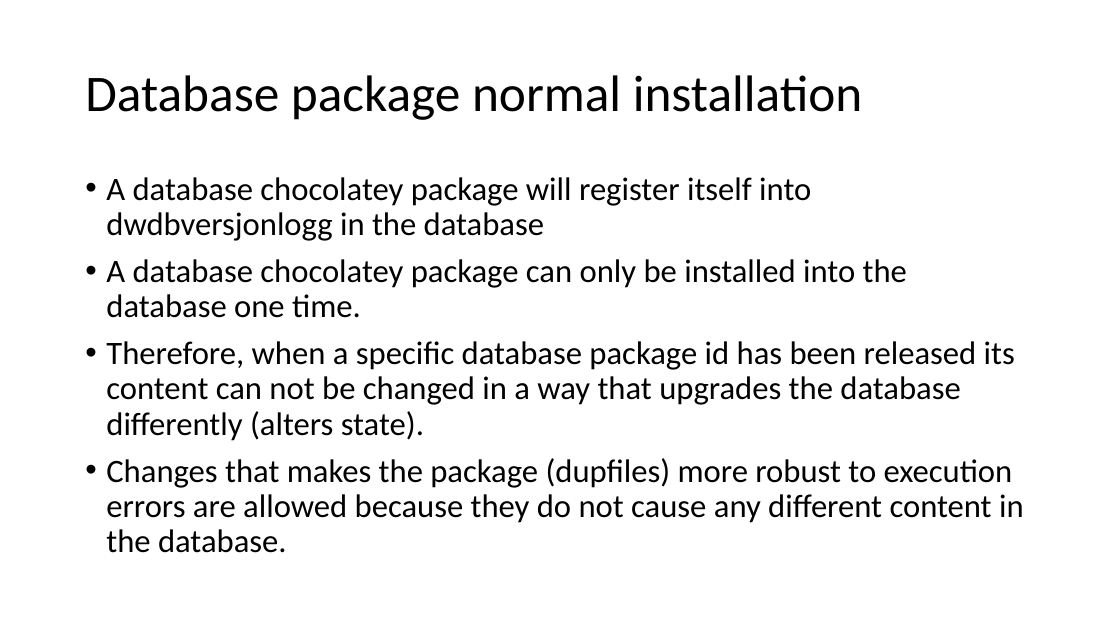
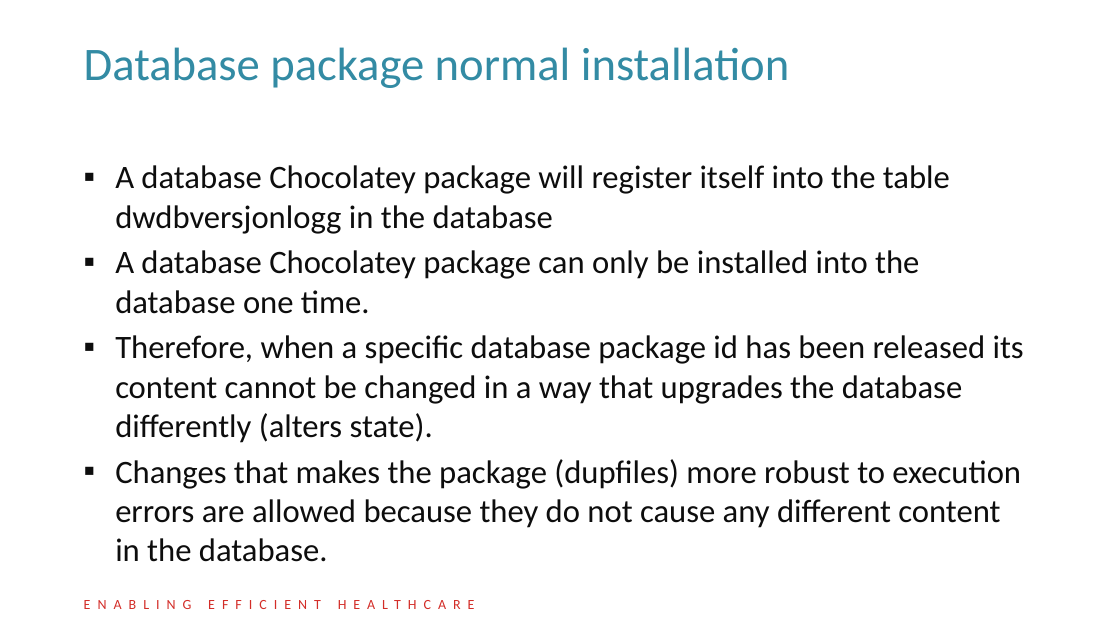
Before and after one commit to DIPSAS/InstallationTech, a slide deck: slide 69 of presentation/InstallationCourse.pptx (slide 65 before the commit). Drawn at 1120x630 pixels with LibreOffice and Linux fonts; fonts in the diff are those of the drawing; background and template pictures are left out. Boxes give left, top, right and bottom in pixels: in the first picture for what was removed or moved away, otherwise in the second. Text is boxed around its words. In the diff, an @@ line names an element or a change of style, - is before the commit and + after.

Commit message:
Added DIPS theme. Corrected some typos. Added slides for DIPS Delivery Process.

```diff
--- a/presentation/InstallationCourse.pptx
+++ b/presentation/InstallationCourse.pptx
@@ title "Database package normal installation": place and size @@
-title "Database package normal installation" at bbox=[85, 75, 863, 120]
+title "Database package normal installation" at bbox=[84, 47, 789, 88]
@@ title "Database package normal installation" at bbox=[84, 47, 789, 88]: size 44 to 40 pt, text colour #000000 to #338BA4; line spacing 0.9 to 34pt @@
@@ text "A database Chocolatey package will ...": place and size @@
-text "A database Chocolatey package will ..." at bbox=[106, 177, 1024, 553]
+text "A database Chocolatey package will ..." at bbox=[115, 165, 1024, 562]
@@ text at bbox=[115, 165, 1024, 443]: text changed; text colour #000000 to #0D0D0D @@
-• A database chocolatey package will register itself into dwdbversjonlogg in the database
-• A database chocolatey package can only be installed into the database one time.
-• Therefore, when a specific database package id has been released its content can not be changed in a way that upgrades the database differently (alters state).
+▪ A database Chocolatey package will register itself into the table dwdbversjonlogg in the database
+▪ A database Chocolatey package can only be installed into the database one time.
+▪ Therefore, when a specific database package id has been released its content cannot be changed in a way that upgrades the database differently (alters state).
@@ text at bbox=[115, 459, 1021, 562]: text colour #000000 to #0D0D0D in "Changes that makes the package (dupfiles) more ..."; bullet • to ▪; line spacing 0.9 to 1; less space between paragraphs @@
@@ text added at bbox=[84, 596, 485, 613], 12 pt, text #D32D28, small capitals @@
+ENABLING EFFICIENT HEALTHCARE
```
Also in this commit, not shown: 67 other slides changed, 4 slides added.
